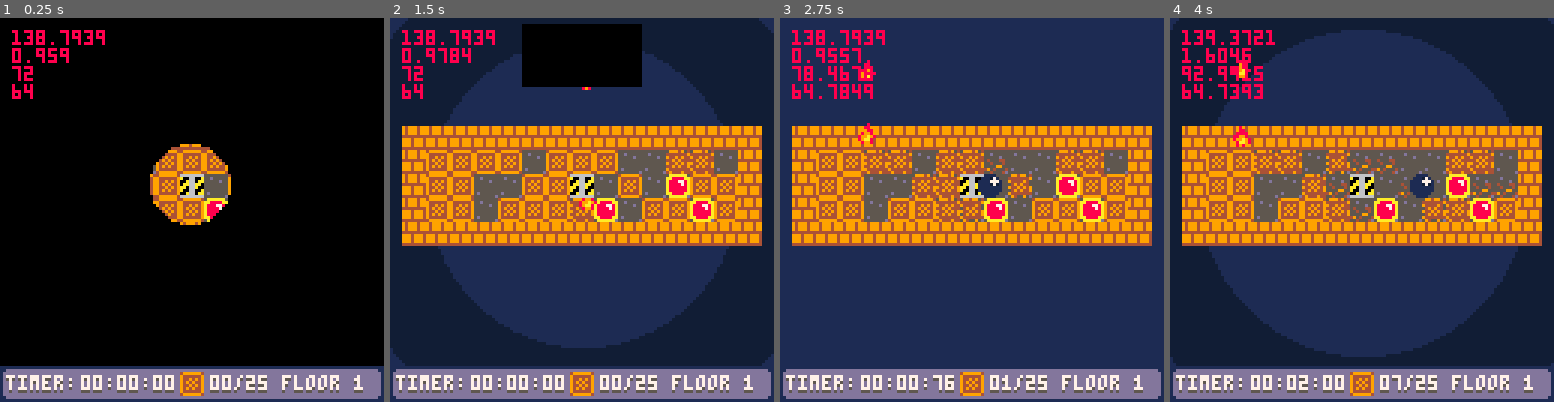
Above: before the commit, frames 1-4 (left to right).
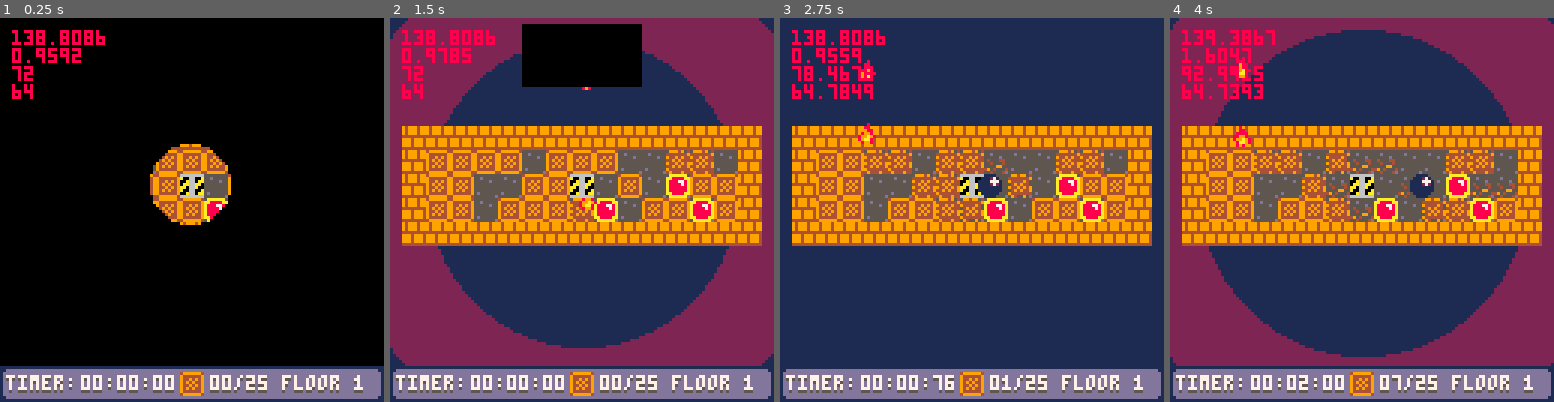
Above: after the commit, the same moments.

Repository: SHKBRD/P8CrateBall
Game: PICO-8 cartridge balltest24.p8
Same seed, same stepped clock (60 frames per second), same inputs: the game is played once before the commit and once after it.
Inputs:
- Up to frame 1 (0.25 s): no input
- Up to frame 2 (1.5 s): tap X (X key) at 0.33, 1.07 s; tap O (Z key) at 0.7 s
- Up to frame 3 (2.75 s): hold Right 1.6-2.1 s; tap O (Z key) at 1.7, 2.1, 2.5 s; tap X (X key) at 1.85 s; hold Up 2.15-2.42 s; hold Right from 2.47 s (still down)
- Up to frame 4 (4 s): tap O (Z key) at 2.9, 3.3, 3.7 s; tap X (X key) at 2.97 s; release Right at 3.03 s; hold Left 3.08-3.58 s; hold Down 3.63-3.97 s

The runs differ from the first frame. In frame 1, 0.2% of the frame differs, in the area x 15-28%, y 3-12%; in frame 2, 32%, in the area x 0-100%, y 0-91%; in frame 3, 0.2%; in frame 4, 29%.

Commit message:
add bg drawing change
not even sure how to make this work :P

Diff:
--- a/balltest24.p8
+++ b/balltest24.p8
@@ -357,11 +357,12 @@
 
 	for i=1,6 do
 		local col = (i%2)+1
-		if (col==2) pal(2, -15, 1)
+		if (col==2) pal(2, 2+128, 1)
 		circfill(76, 70, abs(cos(frameoff+(i/20)))*120, col)
-	end
-
-	pal(0, 0, 0)
+		pal()
+	end
+
+	pal()
 end
 
 function draw_transition_elements()
